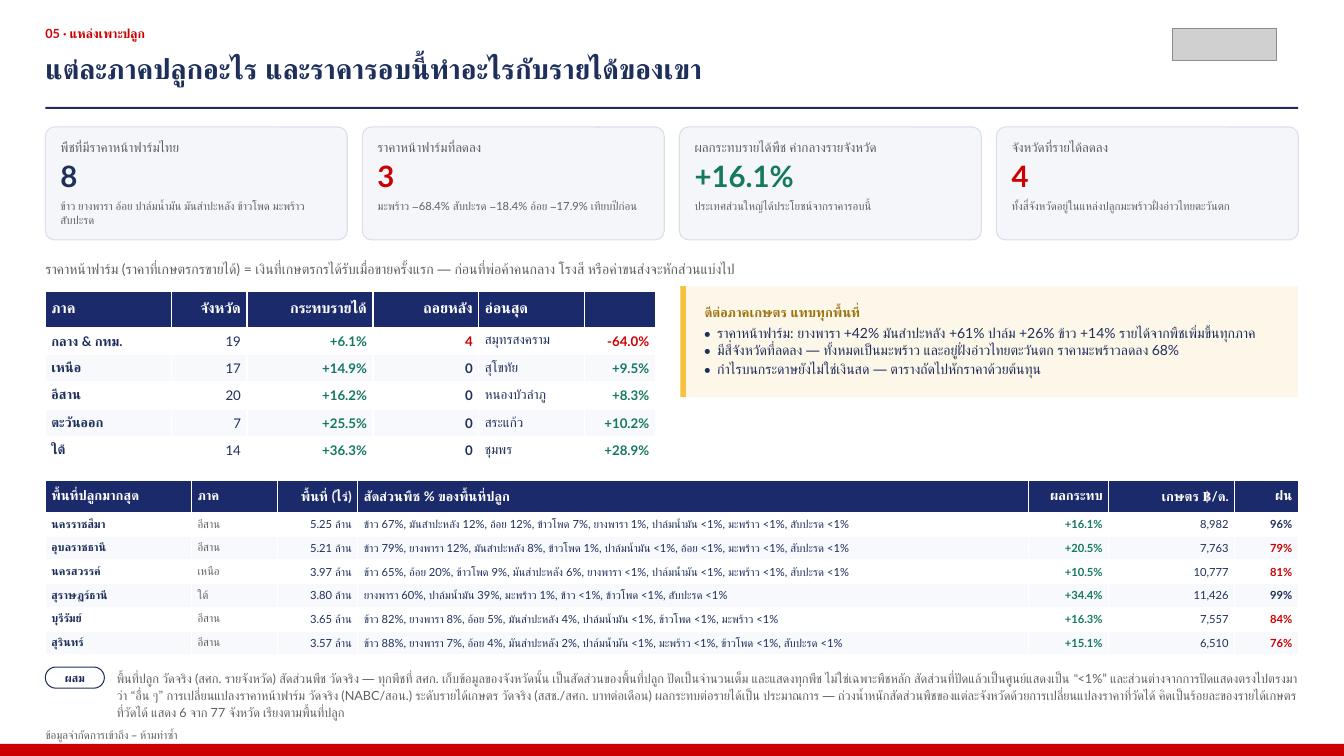
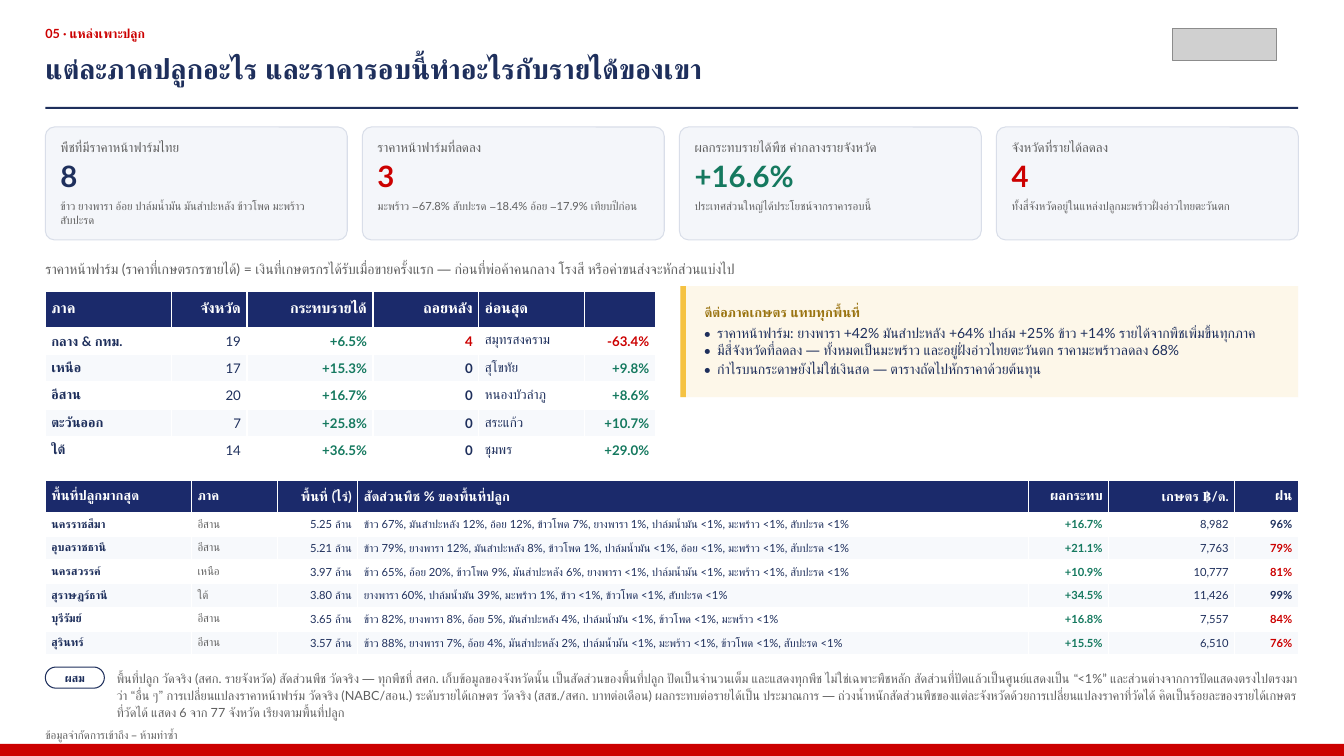
Before and after one commit to kaustavb2101/competitive-intel, a slide deck: slide 7 of docs/decks/mcom-2026-08-05-macro-TH.pptx. Drawn at 1344x756 pixels with LibreOffice and Linux fonts; fonts in the diff are those of the drawing; grey boxes stand for pictures. Boxes give left, top, right and bottom in pixels: in the first picture for what was removed or moved away, otherwise in the second. Text is boxed around its words. In the diff, an @@ line names an element or a change of style, - is before the commit and + after.

```diff
--- a/docs/decks/mcom-2026-08-05-macro-TH.pptx
+++ b/docs/decks/mcom-2026-08-05-macro-TH.pptx
@@ text at [695,165,794,188]: text changed @@
-+16.1%
++16.6%
@@ text at [377,201,637,210]: text changed @@
-มะพร้าว −68.4% สับปะรด −18.4% อ้อย −17.9% เทียบปีก่อน
+มะพร้าว −67.8% สับปะรด −18.4% อ้อย −17.9% เทียบปีก่อน
@@ table at [45,291,655,465] @@
-row 2, column 3: +6.1%
+row 2, column 3: +6.5%
-row 2, column 6: -64.0%
+row 2, column 6: -63.4%
-row 3, column 3: +14.9%
+row 3, column 3: +15.3%
-row 3, column 6: +9.5%
+row 3, column 6: +9.8%
-row 4, column 3: +16.2%
+row 4, column 3: +16.7%
-row 4, column 6: +8.3%
+row 4, column 6: +8.6%
-row 5, column 3: +25.5%
+row 5, column 3: +25.8%
-row 5, column 6: +10.2%
+row 5, column 6: +10.7%
-row 6, column 3: +36.3%
+row 6, column 3: +36.5%
-row 6, column 6: +28.9%
+row 6, column 6: +29.0%
@@ text at [717,327,1255,378]: text changed @@
-• ราคาหน้าฟาร์ม: ยางพารา +42% มันสำปะหลัง +61% ปาล์ม +26% ข้าว +14% รายได้จากพืชเพิ่มขึ้นทุกภาค
-• มีสี่จังหวัดที่ลดลง — ทั้งหมดเป็นมะพร้าว และอยู่ฝั่งอ่าวไทยตะวันตก ราคามะพร้าวลดลง 68%
-• กำไรบนกระดาษยังไม่ใช่เงินสด — ตารางถัดไปหักราคาด้วยต้นทุน
+• ราคาหน้าฟาร์ม: ยางพารา +42% มันสำปะหลัง +64% ปาล์ม +25% ข้าว +14% รายได้จากพืชเพิ่มขึ้นทุกภาค
+• มีสี่จังหวัดที่ลดลง — ทั้งหมดเป็นมะพร้าว และอยู่ฝั่งอ่าวไทยตะวันตก ราคามะพร้าวลดลง 68%
+• กำไรบนกระดาษยังไม่ใช่เงินสด — ตารางถัดไปหักราคาด้วยต้นทุน
@@ table at [45,481,1299,655] @@
-row 2, column 5: +16.1%
+row 2, column 5: +16.7%
-row 3, column 5: +20.5%
+row 3, column 5: +21.1%
-row 4, column 5: +10.5%
+row 4, column 5: +10.9%
-row 5, column 5: +34.4%
+row 5, column 5: +34.5%
-row 6, column 5: +16.3%
+row 6, column 5: +16.8%
-row 7, column 5: +15.1%
+row 7, column 5: +15.5%
```
Also in this commit, not shown: 6 other slides changed, 1 other file.
